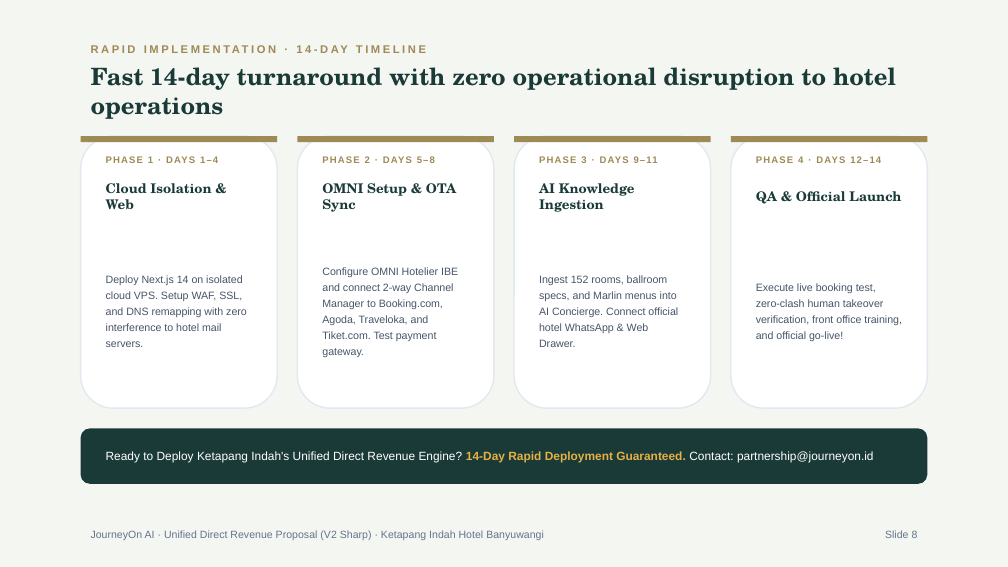
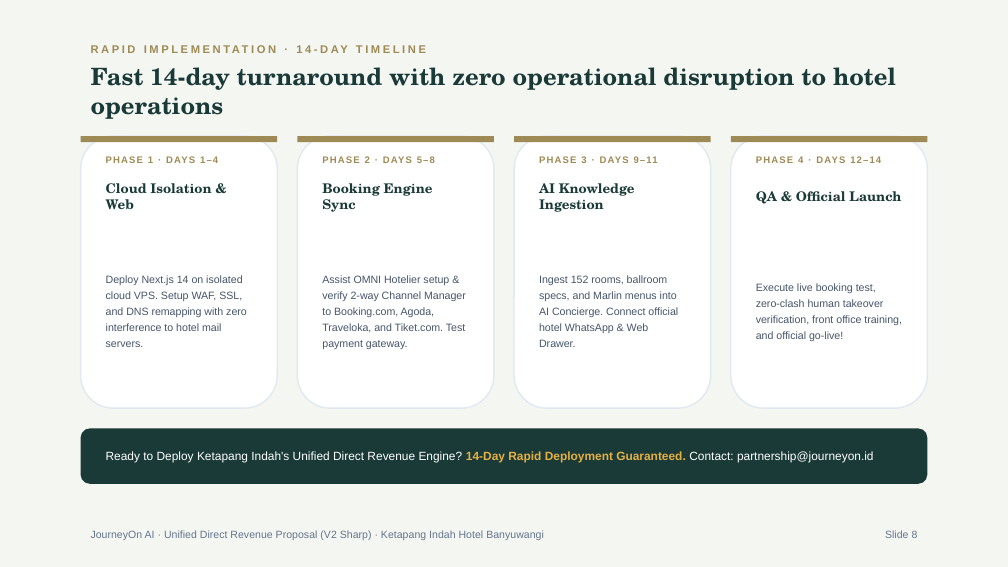
Before and after one commit to arbuuuud/ketapangweb, a slide deck: slide 8 of PITCH_DECK_KETAPANG_INDAH_V2.pptx. Drawn at 1008x567 pixels with LibreOffice and Linux fonts; fonts in the diff are those of the drawing. Boxes give left, top, right and bottom in pixels: in the first picture for what was removed or moved away, otherwise in the second. Text is boxed around its words. In the diff, an @@ line names an element or a change of style, - is before the commit and + after.

Commit message:
feat: update pitch deck v2 with AI setup fee 2.5M, subscription discount, and OMNI appendix slide

```diff
--- a/PITCH_DECK_KETAPANG_INDAH_V2.pptx
+++ b/PITCH_DECK_KETAPANG_INDAH_V2.pptx
@@ text at (322, 183, 433, 212): text changed @@
-OMNI Setup & OTA Sync
+Booking Engine Sync
@@ text at (322, 275, 466, 349): text changed @@
-Configure OMNI Hotelier IBE and connect 2-way Channel Manager to Booking.com, Agoda, Traveloka, and Tiket.com. Test payment gateway.
+Assist OMNI Hotelier setup & verify 2-way Channel Manager to Booking.com, Agoda, Traveloka, and Tiket.com. Test payment gateway.
```
Also in this commit, not shown: 7 other slides changed, 2 slides added, 4 other files.
